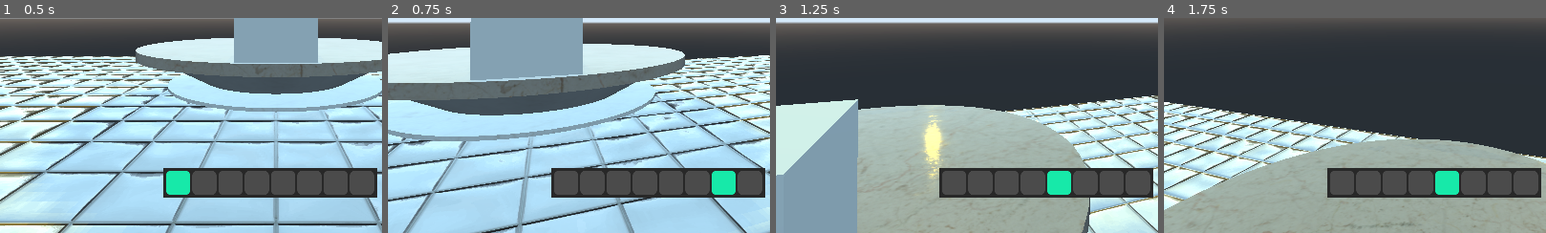
Above: before the commit, frames 1-4 (left to right).
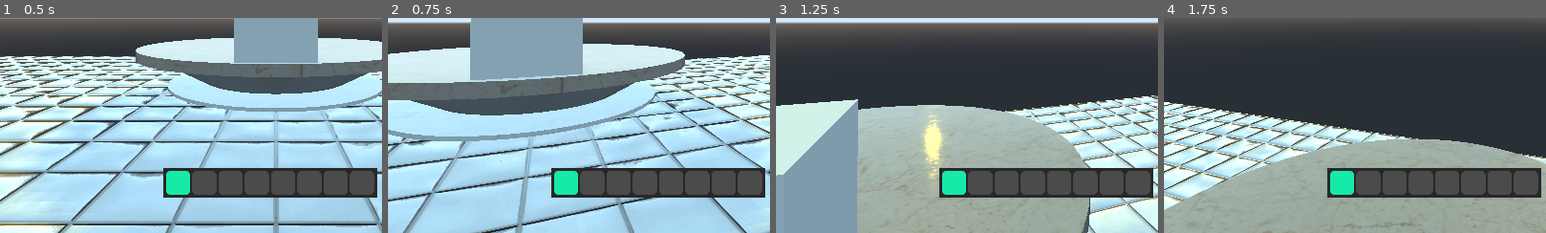
Above: after the commit, the same moments.

Repository: edmundlzen/path-to-chemistry
Game: Godot game, scene res://scenes/Lab.tscn
Two runs of this game, one before a commit and one after it. Both use one fixed random seed, a clock stepped at 60 frames per second and the inputs below. Before the commit the project has no main scene; this scene is started directly in both runs.
Inputs (mouse positions are % of the whole screen's width and height, from its top left):
- Up to frame 1 (0.5 s): no input
- Up to frame 2 (0.75 s): tap Enter at 0.5 s; move the mouse to (55, 50) at 0.52 s; hold W (Forward) from 0.53 s (still down); hold Mouse wheel down (Scroll_Down, bound only before the commit) from 0.53 s (still down)
- Up to frame 3 (1.25 s): keep holding W (Forward); keep holding Mouse wheel down (Scroll_Down, bound only before the commit); tap Space (Jump) at 0.77 s; tap Mouse wheel up (Scroll_Up, bound only before the commit) at 0.8 s
- Up to frame 4 (1.75 s): keep holding W (Forward); move the mouse to (45, 50) at 1.27 s; release Mouse wheel down (Scroll_Down, bound only before the commit) at 1.28 s; tap Mouse wheel up (Scroll_Up, bound only before the commit) at 1.35 s; tap Space (Jump) at 1.52 s; click (45, 50) at 1.55 s
The pictures show only the part of the screen within x 14-64%, y 50-100%; the shares and areas given below are measured in that part.

Frame 1 is identical in both runs. In frame 2, 1.4% of the frame differs, in the area x 43-91%, y 71-83%; in frame 3, 1.4%; in frame 4, 1.4%.

Commit message:
Added GPS Plugin files. Please watch video on how to setup.

Diff:
--- /dev/null
+++ b/godot-project/assets/robotomed.tres
@@ -0,0 +1,7 @@
+[gd_resource type="DynamicFont" load_steps=2 format=2]
+
+[ext_resource path="res://fonts/Roboto-Medium.ttf" type="DynamicFontData" id=1]
+
+[resource]
+size = 39
+font_data = ExtResource( 1 )
--- a/godot-project/project.godot
+++ b/godot-project/project.godot
@@ -16,6 +16,7 @@
 [application]
 
 config/name="path-of-chemistry"
+run/main_scene="res://scenes/Lab.tscn"
 config/icon="res://icon.png"
 
 [display]
@@ -59,26 +60,6 @@
 "events": [ Object(InputEventKey,"resource_local_to_scene":false,"resource_name":"","device":0,"alt":false,"shift":false,"control":false,"meta":false,"command":false,"pressed":false,"scancode":16777217,"unicode":0,"echo":false,"script":null)
  ]
 }
-Scroll_Up={
-"deadzone": 0.5,
-"events": [ Object(InputEventMouseButton,"resource_local_to_scene":false,"resource_name":"","device":0,"alt":false,"shift":false,"control":false,"meta":false,"command":false,"button_mask":0,"position":Vector2( 0, 0 ),"global_position":Vector2( 0, 0 ),"factor":1.0,"button_index":4,"pressed":false,"doubleclick":false,"script":null)
- ]
-}
-Scroll_Down={
-"deadzone": 0.5,
-"events": [ Object(InputEventMouseButton,"resource_local_to_scene":false,"resource_name":"","device":0,"alt":false,"shift":false,"control":false,"meta":false,"command":false,"button_mask":0,"position":Vector2( 0, 0 ),"global_position":Vector2( 0, 0 ),"factor":1.0,"button_index":5,"pressed":false,"doubleclick":false,"script":null)
- ]
-}
-leftMouse={
-"deadzone": 0.5,
-"events": [ Object(InputEventMouseButton,"resource_local_to_scene":false,"resource_name":"","device":0,"alt":false,"shift":false,"control":false,"meta":false,"command":false,"button_mask":0,"position":Vector2( 0, 0 ),"global_position":Vector2( 0, 0 ),"factor":1.0,"button_index":1,"pressed":false,"doubleclick":false,"script":null)
- ]
-}
-rightMouse={
-"deadzone": 0.5,
-"events": [ Object(InputEventMouseButton,"resource_local_to_scene":false,"resource_name":"","device":0,"alt":false,"shift":false,"control":false,"meta":false,"command":false,"button_mask":0,"position":Vector2( 0, 0 ),"global_position":Vector2( 0, 0 ),"factor":1.0,"button_index":2,"pressed":false,"doubleclick":false,"script":null)
- ]
-}
 
 [rendering]
 
--- /dev/null
+++ b/godot-project/scenes/Location_Test.tscn
@@ -0,0 +1,64 @@
+[gd_scene load_steps=3 format=2]
+
+[ext_resource path="res://scripts/LocationTest.gd" type="Script" id=1]
+[ext_resource path="res://assets/robotomed.tres" type="DynamicFont" id=2]
+
+[node name="Node2D" type="Node2D"]
+script = ExtResource( 1 )
+
+[node name="startupdate" type="Button" parent="."]
+margin_left = 76.0346
+margin_top = 474.878
+margin_right = 468.035
+margin_bottom = 574.878
+custom_fonts/font = ExtResource( 2 )
+text = "Start Location Update"
+__meta__ = {
+"_edit_use_anchors_": false
+}
+
+[node name="stopupdate" type="Button" parent="."]
+margin_left = 607.496
+margin_top = 474.438
+margin_right = 985.496
+margin_bottom = 574.438
+custom_fonts/font = ExtResource( 2 )
+text = "Stop Locaton Update"
+__meta__ = {
+"_edit_use_anchors_": false
+}
+
+[node name="currentLongitude" type="Label" parent="."]
+margin_left = 224.232
+margin_top = 121.119
+margin_right = 723.232
+margin_bottom = 169.119
+custom_fonts/font = ExtResource( 2 )
+text = "Longitude:"
+__meta__ = {
+"_edit_use_anchors_": false
+}
+
+[node name="currentLatitude" type="Label" parent="."]
+margin_left = 234.132
+margin_top = 217.845
+margin_right = 733.132
+margin_bottom = 265.845
+custom_fonts/font = ExtResource( 2 )
+text = "Latitude:"
+__meta__ = {
+"_edit_use_anchors_": false
+}
+
+[node name="warning" type="Label" parent="."]
+margin_left = 254.271
+margin_top = 629.321
+margin_right = 836.271
+margin_bottom = 676.321
+custom_fonts/font = ExtResource( 2 )
+text = "THIS ONLY WORKS ON ANDROID"
+__meta__ = {
+"_edit_use_anchors_": false
+}
+[connection signal="pressed" from="startupdate" to="." method="_on_startupdate_pressed"]
+[connection signal="pressed" from="stopupdate" to="." method="_on_stopupdate_pressed"]
--- /dev/null
+++ b/godot-project/scripts/LocationTest.gd
@@ -0,0 +1,39 @@
+extends Node2D
+
+
+var singleton = null
+
+
+# Called when the node enters the scene tree for the first time.
+func _ready():
+	get_tree().connect("on_request_permissions_result", self, "result")
+	if (OS.request_permissions()):
+		print("permissions ok")
+		result("", true)
+
+func _exit_tree():
+	if singleton != null:
+		singleton.stopLocationUpdates()
+
+func on_location_updates(updates: Dictionary):
+	get_node("currentLongitude").text = "Longitude: " + String(updates["longitude"])
+	get_node("currentLatitude").text = "Latitude: " + String(updates["latitude"])
+
+func on_last_known_location(last_known_location: Dictionary):
+	print("Location Updates: ", last_known_location)
+
+func on_location_error(errorCode: int, message: String):
+	print("Error Code: ", errorCode, " Message: ", message)
+
+func _on_startupdate_pressed():
+	singleton.startLocationUpdates(100.0, 50.0)
+
+func _on_stopupdate_pressed():
+	singleton.stopLocationUpdates()
+
+func result(permission: String, granted: bool):
+	if Engine.has_singleton("LocationPlugin"):
+		singleton = Engine.get_singleton("LocationPlugin")
+		singleton.connect("onLocationUpdates", self, "on_location_updates")
+		singleton.connect("onLastKnownLocation", self, "on_last_known_location")
+		singleton.connect("onLocationError", self, "on_location_error")
Binary file added: godot-project/assets/ar-lab/Lab Table.glb
Not shown, added: godot-project/assets/ar-lab/Lab Table.glb.import
Not shown, added: godot-project/export_presets.cfg
Binary file added: godot-project/fonts/Roboto-Black.ttf
Binary file added: godot-project/fonts/Roboto-BlackItalic.ttf
Binary file added: godot-project/fonts/Roboto-Bold.ttf
Binary file added: godot-project/fonts/Roboto-BoldItalic.ttf
Binary file added: godot-project/fonts/Roboto-Italic.ttf
Binary file added: godot-project/fonts/Roboto-Light.ttf
Binary file added: godot-project/fonts/Roboto-LightItalic.ttf
Binary file added: godot-project/fonts/Roboto-Medium.ttf
Binary file added: godot-project/fonts/Roboto-MediumItalic.ttf
(and 7 more such lines)
